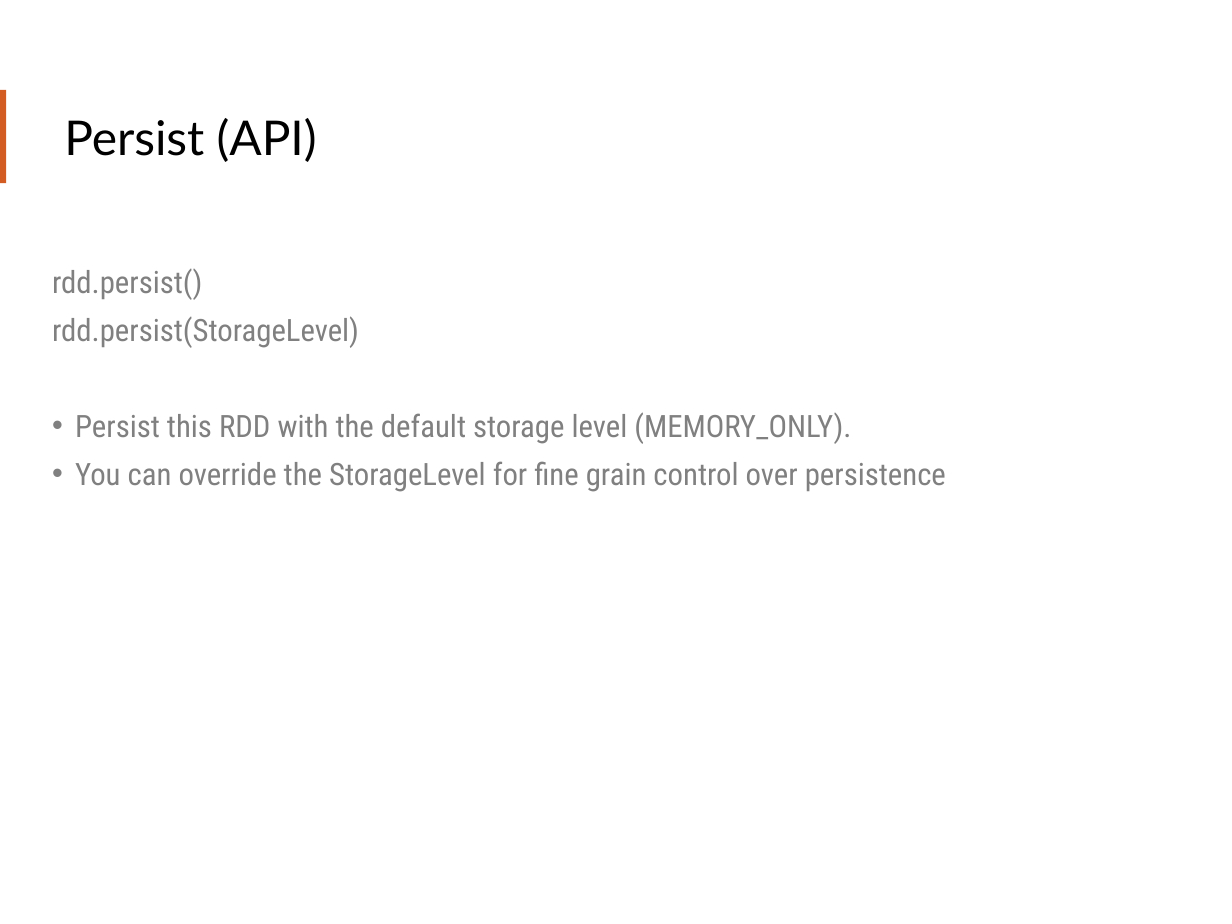
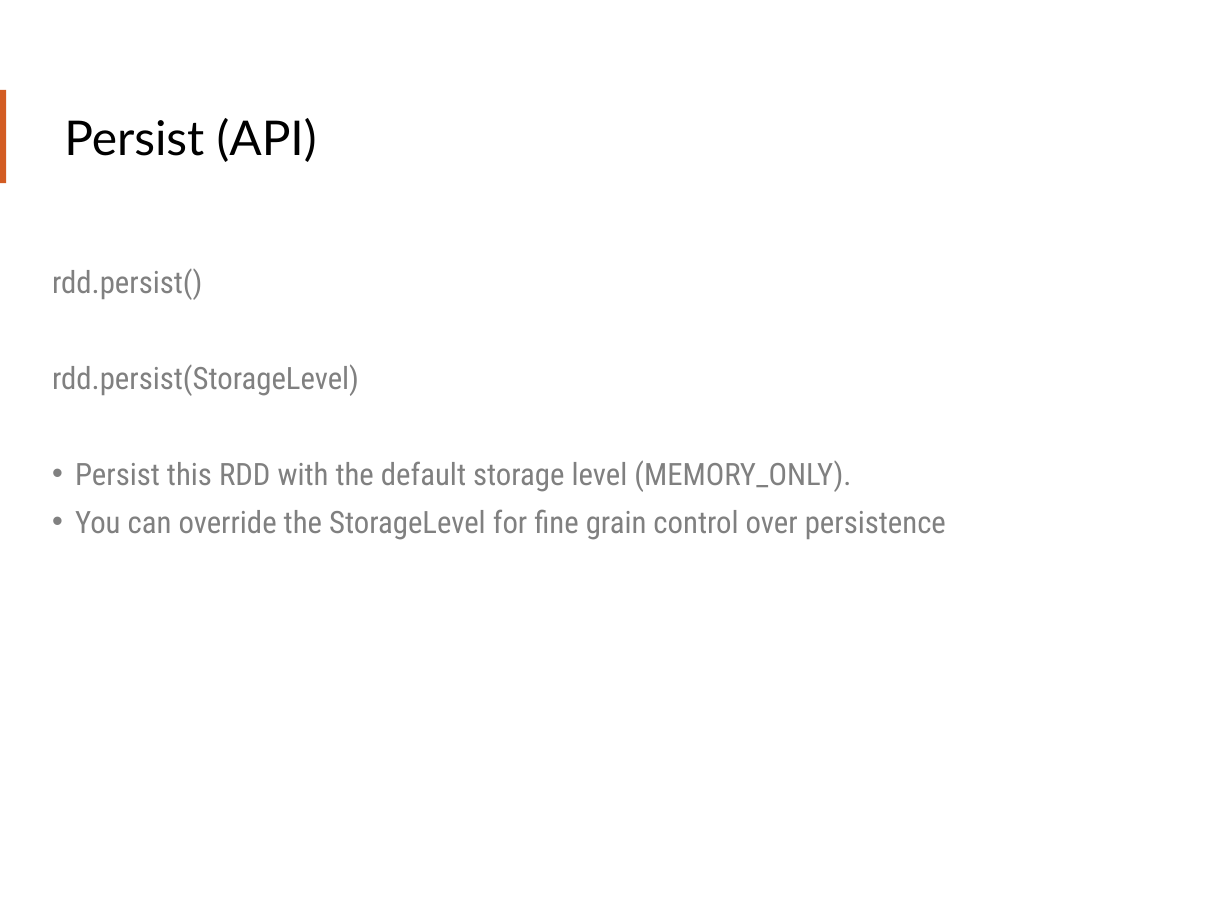
Before and after one commit to teamclairvoyant/intro-to-spark, a slide deck: slide 54 of Intro to Apache Spark Slides.pptx (slide 53 before the commit). Drawn at 1232x924 pixels with LibreOffice and Linux fonts; fonts in the diff are those of the drawing. Boxes give left, top, right and bottom in pixels: in the first picture for what was removed or moved away, otherwise in the second. Text is boxed around its words. In the diff, an @@ line names an element or a change of style, - is before the commit and + after.

```diff
--- a/Intro to Apache Spark Slides.pptx
+++ b/Intro to Apache Spark Slides.pptx
@@ text "rdd.persist()" rewrapped from [52, 269, 946, 492] to [52, 269, 946, 540] @@
```
Also in this commit, not shown: 17 other slides changed, 1 slide added, 1 slide removed, 2 other files.
